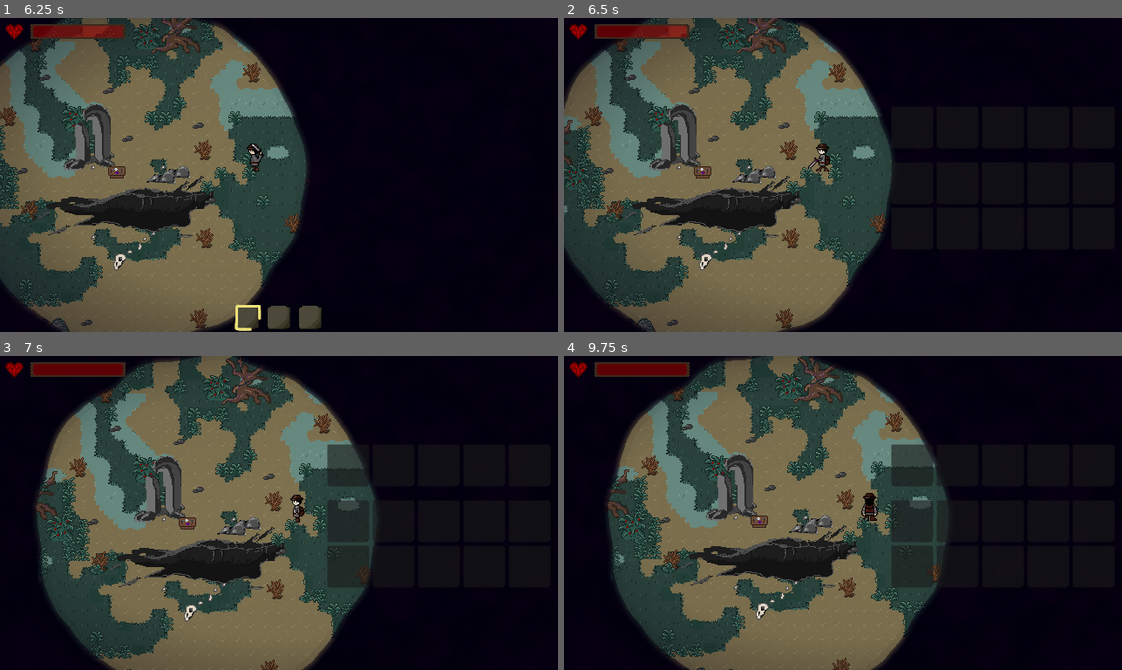
Above: before the commit, frames 1-4 (two rows, left to right).
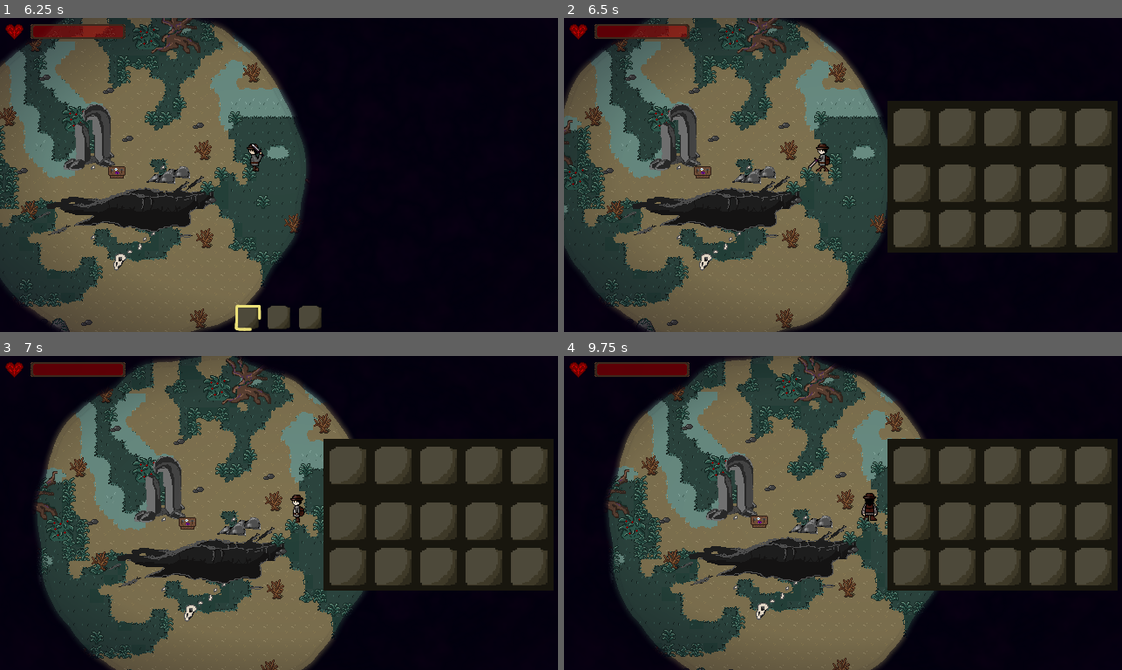
Above: after the commit, the same moments.

Repository: TimoRoggel/EverDark
Game: Godot game, scene res://UI/Main menu/main_menu.tscn
The game is run twice, just before and just after one commit, with the same random seed, the same clock (stepped at 60 frames per second) and the same inputs. The engine's default icon, where the game draws it, is replaced by a stand-in: a white triangle on a blue panel in a dark square. Sound files missing from this copy of the repository are replaced by a short silence.
Inputs (mouse positions are in pixels of both pictures, inside the frame that each line leads up to):
- Up to frame 1 (6.25 s): click "Start a new game" at 0.5 s; click "Start a new game" at 1.25 s; click "OK" at 2 s; tap Enter at 2.75 s; move the mouse to (401, 159) at 2.77 s; press the mouse at (401, 159) at 2.78 s; hold D (right) 2.78-3.5 s; release the mouse at (401, 159) at 3.5 s; drag from (167, 190) to (94, 231) at 3.52 s; move the mouse to (334, 105) at 4.27 s; hold D (right) 4.28-5 s; hold Shift (dash) 4.28-5 s; click (334, 105) at 4.42 s; drag from (251, 237) to (178, 190) at 5.02 s; move the mouse to (446, 222) at 5.77 s; hold A (left) from 5.78 s (still down); tap R (eat) at 5.85 s; click (446, 222) at 5.92 s
- Up to frame 2 (6.5 s): keep holding A (left); tap Tab (toggle_inventory) at 6.4 s
- Up to frame 3 (7 s): release A (left) at 6.5 s; drag from (111, 465) to (228, 497) at 6.52 s
- Up to frame 4 (9.75 s): move the mouse to (870, 513) at 7.27 s; hold S (down) 7.28-8 s; hold Ctrl 7.28-8 s; click (870, 513) at 7.42 s; drag from (759, 434) to (898, 519) at 8.02 s; move the mouse to (965, 497) at 8.77 s; hold W (up) 8.78-9.5 s; hold Right mouse button (block) 8.78-9.5 s; click (965, 497) at 8.92 s; drag from (731, 528) to (843, 428) at 9.52 s

Frame 1 is identical in both runs. In frame 2, 11% of the frame differs, in the area x 57-99%, y 28-74%; in frame 3, 12%; in frame 4, 13%, in the area x 57-99%, y 26-75%.

Commit message:
chest and inventory theming

Diff:
--- a/Chest/chest.tscn
+++ b/Chest/chest.tscn
@@ -1,15 +1,38 @@
-[gd_scene load_steps=9 format=3 uid="uid://kp8jku03lrxp"]
+[gd_scene load_steps=14 format=3 uid="uid://kp8jku03lrxp"]
 
 [ext_resource type="Script" uid="uid://bqsa1lysj06sl" path="res://Chest/chest.gd" id="1_gj4rf"]
 [ext_resource type="Texture2D" uid="uid://dh0rj8oyd78hu" path="res://graphics/chest_closed.png" id="1_vbo4i"]
 [ext_resource type="PackedScene" uid="uid://cow17ljb5qgg" path="res://Chest/chest_inventory.tscn" id="2_urnrk"]
+[ext_resource type="Texture2D" uid="uid://d27av85dvlkhi" path="res://map/Art Assets/Player HUD/30x30_inventory_HUD_slot.png" id="3_8o3n0"]
 [ext_resource type="Shader" uid="uid://b0wqu3tlyguu1" path="res://shaders/interactable_highlight.gdshader" id="3_h07ny"]
 [ext_resource type="Script" uid="uid://kibtonceriu1" path="res://scripts/tools/interactable_2d.gd" id="3_urnrk"]
 [ext_resource type="Script" uid="uid://bfn8ymysbnhu7" path="res://scripts/tools/runnables/chest_runnable.gd" id="5_07ty7"]
 
 [sub_resource type="CircleShape2D" id="CircleShape2D_gj4rf"]
 
-[sub_resource type="ShaderMaterial" id="ShaderMaterial_8o3n0"]
+[sub_resource type="StyleBoxFlat" id="StyleBoxFlat_h07ny"]
+bg_color = Color(0.09411765, 0.08627451, 0.05490196, 1)
+
+[sub_resource type="GDScript" id="GDScript_8o3n0"]
+resource_name = "visibility_copy"
+script/source = "extends Panel
+
+@export var copy_visibility: Control = null
+
+func _ready() -> void:
+	copy_visibility.visibility_changed.connect(func() -> void:
+		visible = copy_visibility.visible
+	)
+	visible = copy_visibility.visible
+"
+
+[sub_resource type="StyleBoxTexture" id="StyleBoxTexture_as8yd"]
+texture = ExtResource("3_8o3n0")
+
+[sub_resource type="Theme" id="Theme_g4xu0"]
+PanelContainer/styles/panel = SubResource("StyleBoxTexture_as8yd")
+
+[sub_resource type="ShaderMaterial" id="ShaderMaterial_g4xu0"]
 shader = ExtResource("3_h07ny")
 shader_parameter/highlighted = false
 
@@ -27,14 +50,33 @@
 [node name="CanvasLayer" type="CanvasLayer" parent="."]
 layer = 2
 
+[node name="chest_background_panel" type="Panel" parent="CanvasLayer" node_paths=PackedStringArray("copy_visibility")]
+visible = false
+offset_left = 36.0
+offset_top = 58.0
+offset_right = 346.795
+offset_bottom = 318.885
+mouse_filter = 2
+theme_override_styles/panel = SubResource("StyleBoxFlat_h07ny")
+script = SubResource("GDScript_8o3n0")
+copy_visibility = NodePath("../Chest_Inventory")
+
 [node name="Chest_Inventory" parent="CanvasLayer" instance=ExtResource("2_urnrk")]
 visible = false
+offset_left = -282.0
+offset_top = 60.0
+offset_right = 26.0
+offset_bottom = 316.0
+theme = SubResource("Theme_g4xu0")
+columns = 6
+rows = 5
+has_hotbar = null
 
 [node name="Interactable2D" type="Area2D" parent="."]
-material = SubResource("ShaderMaterial_8o3n0")
+material = SubResource("ShaderMaterial_g4xu0")
 position = Vector2(0, -7)
 collision_layer = 4
-collision_mask = 5
+collision_mask = 4
 script = ExtResource("3_urnrk")
 interact_script = ExtResource("5_07ty7")
 custom_parameter = "{}"
--- a/scenes/characters/player.tscn
+++ b/scenes/characters/player.tscn
@@ -51,6 +51,7 @@
 [ext_resource type="Script" uid="uid://c44mah042f13w" path="res://scripts/tools/ambience_player.gd" id="36_rfou0"]
 [ext_resource type="AudioStream" uid="uid://c3arxi2gi81iv" path="res://audio/sounds/player/everdark_damage.wav" id="37_n7k00"]
 [ext_resource type="Texture2D" uid="uid://c1fa8vx4kv8r3" path="res://map/map assets/New Piskel (46).png" id="44_qmarm"]
+[ext_resource type="Texture2D" uid="uid://d27av85dvlkhi" path="res://map/Art Assets/Player HUD/30x30_inventory_HUD_slot.png" id="49_5bn3a"]
 
 [sub_resource type="RectangleShape2D" id="RectangleShape2D_dyp2m"]
 size = Vector2(6, 8)
@@ -558,6 +559,28 @@
 [sub_resource type="AudioStreamRandomizer" id="AudioStreamRandomizer_vkt2s"]
 streams_count = 1
 stream_0/stream = ExtResource("35_hnvwh")
+
+[sub_resource type="StyleBoxFlat" id="StyleBoxFlat_tnye5"]
+bg_color = Color(0.09411765, 0.08627451, 0.05490196, 1)
+
+[sub_resource type="GDScript" id="GDScript_lnpl6"]
+resource_name = "visibility_copy"
+script/source = "extends Panel
+
+@export var copy_visibility: Control = null
+
+func _ready() -> void:
+	copy_visibility.visibility_changed.connect(func() -> void:
+		visible = copy_visibility.visible
+	)
+	visible = copy_visibility.visible
+"
+
+[sub_resource type="StyleBoxTexture" id="StyleBoxTexture_as8yd"]
+texture = ExtResource("49_5bn3a")
+
+[sub_resource type="Theme" id="Theme_qmarm"]
+PanelContainer/styles/panel = SubResource("StyleBoxTexture_as8yd")
 
 [node name="player" type="CharacterBody2D" node_paths=PackedStringArray("held_item_sprite", "target_sprite")]
 z_as_relative = false
@@ -746,12 +769,24 @@
 
 [node name="HUD" parent="CanvasLayer" instance=ExtResource("20_kmyvj")]
 
+[node name="inventory_background_panel" type="Panel" parent="CanvasLayer" node_paths=PackedStringArray("copy_visibility")]
+visible = false
+offset_left = 371.0
+offset_top = 95.0
+offset_right = 635.0
+offset_bottom = 269.0
+mouse_filter = 2
+theme_override_styles/panel = SubResource("StyleBoxFlat_tnye5")
+script = SubResource("GDScript_lnpl6")
+copy_visibility = NodePath("../inventory")
+
 [node name="inventory" type="GridContainer" parent="CanvasLayer"]
 visible = false
 offset_left = 375.0
 offset_top = 101.0
 offset_right = 631.0
 offset_bottom = 265.0
+theme = SubResource("Theme_qmarm")
 columns = 5
 script = ExtResource("8_eojnx")
 slots = 15
--- a/scenes/levels/world.tscn
+++ b/scenes/levels/world.tscn
@@ -2722,7 +2722,7 @@
 
 [node name="Chest" parent="." instance=ExtResource("9_f1v6p")]
 visible = false
-position = Vector2(-939, -190)
+position = Vector2(-959, -141)
 
 [node name="note_0" type="Area2D" parent="."]
 visible = false
--- a/scripts/tools/inventory_slot.gd
+++ b/scripts/tools/inventory_slot.gd
@@ -32,23 +32,20 @@
 		dragging_item = null
 
 func _init() -> void:
-	var vbox: VBoxContainer = VBoxContainer.new()
-	vbox.size_flags_horizontal = Control.SIZE_EXPAND_FILL
-	vbox.size_flags_vertical = Control.SIZE_EXPAND_FILL
-	vbox.mouse_filter = Control.MOUSE_FILTER_IGNORE
-	add_child(vbox)
 	icon = TextureRect.new()
 	icon.size_flags_horizontal = Control.SIZE_EXPAND_FILL
 	icon.size_flags_vertical = Control.SIZE_EXPAND_FILL
 	icon.expand_mode = TextureRect.EXPAND_FIT_WIDTH_PROPORTIONAL
 	icon.stretch_mode = TextureRect.STRETCH_KEEP_ASPECT_CENTERED
 	icon.mouse_filter = Control.MOUSE_FILTER_IGNORE
-	vbox.add_child(icon)
+	add_child(icon)
 	label = Label.new()
 	label.text = ""
 	label.horizontal_alignment = HORIZONTAL_ALIGNMENT_CENTER
+	label.vertical_alignment = VERTICAL_ALIGNMENT_BOTTOM
+	label.size_flags_vertical = Control.SIZE_SHRINK_END
 	label.mouse_filter = Control.MOUSE_FILTER_IGNORE
-	vbox.add_child(label)
+	add_child(label)
 	mouse_entered.connect(func() -> void: hovered = true)
 	mouse_exited.connect(func() -> void: hovered = false)
 
Binary file added: map/Art Assets/Player HUD/30x30_inventory_HUD_slot.png
Not shown, added: map/Art Assets/Player HUD/30x30_inventory_HUD_slot.png.import
Not shown: 1 places in scenes/characters/player.tscn that only renumber resources
